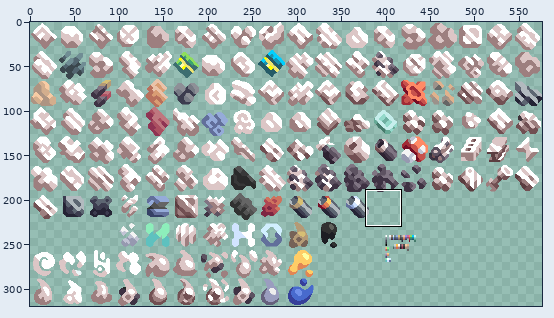
Sprite sheet, stored at sprites/items/456456.png. The first picture is a wide view before the edit; the outline marks the close-up.
Close-up. Before:
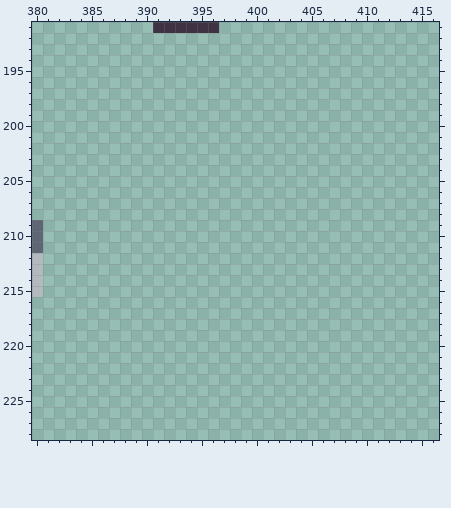
The file is 576x320 pixels. Colours within 5 levels of each other are drawn and written as one. Shown: x 380..416, y 191..228.
And afterwards:
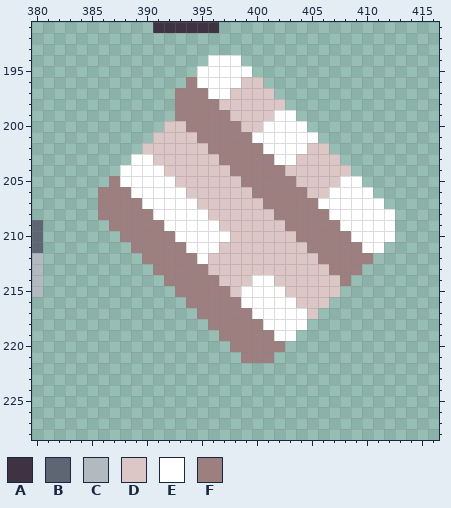
Palette (. is transparent): A #3e3243  B #5d6672  C #b2babf  D #dcc6c6  E #ffffff  F #9d7f7f
Difference:
y 194: x 396..398 ... -> EEE
y 195: x 395..399 ..... -> EEEEE
y 196: x 394..400 ....... -> FEEEEDD
y 197: x 393..401 ......... -> FFFEEDDDD
y 198: x 393..402 .......... -> FFFFDDDDDD
y 199: x 393..403 ........... -> FFFFFDDDDEE
y 200: x 392..404 ............. -> DDFFFFFDDEEEE
y 201: x 391..405 ............... -> DDDDFFFFFEEEEEE
y 202: x 390..406 ................. -> DDDDDDFFFFFEEEEDD
y 203: x 389..407 ................... -> EEDDDDDDFFFFFEEDDDD
y 204: x 388..408 ..................... -> EEEEDDDDDDFFFFFDDDDDD
y 205: x 387..409 ....................... -> FEEEEEDDDDDDFFFFFDDDDEE
y 206: x 386..410 ......................... -> FFFEEEEEDDDDDDFFFFFDDEEEE
y 207: x 386..411 .......................... -> FFFFEEEEEDDDDDDFFFFFEEEEEE
y 208: x 386..412 ........................... -> FFFFFEEEEEDDDDDDFFFFFEEEEEE
y 209: x 387..412 .......................... -> FFFFFEEEEEDDDDDDFFFFFEEEEE
y 210: x 388..412 ......................... -> FFFFFEEEEEDDDDDDFFFFFEEEE
y 211: x 389..411 ....................... -> FFFFFEEEDDDDDDDDFFFFFEE
y 212: x 390..410 ..................... -> FFFFFEDDDDDDDDDDFFFFF
y 213: x 391..409 ................... -> FFFFFDDDDDDDDDDDFFF
y 214: x 392..408 ................. -> FFFFFDDDEEDDDDDDF
y 215: x 393..407 ............... -> FFFFFDEEEEDDDDD
y 216: x 394..406 ............. -> FFFFFEEEEEDDD
y 217: x 395..405 ........... -> FFFFFEEEEED
y 218: x 396..404 ......... -> FFFFFEEEE
y 219: x 397..403 ....... -> FFFFFEE
y 220: x 398..402 ..... -> FFFFF
y 221: x 399..401 ... -> FFF
Pixel boxes of the changes (left, top, right, bottom) in both close-ups:
added: (98, 55, 395, 363)
